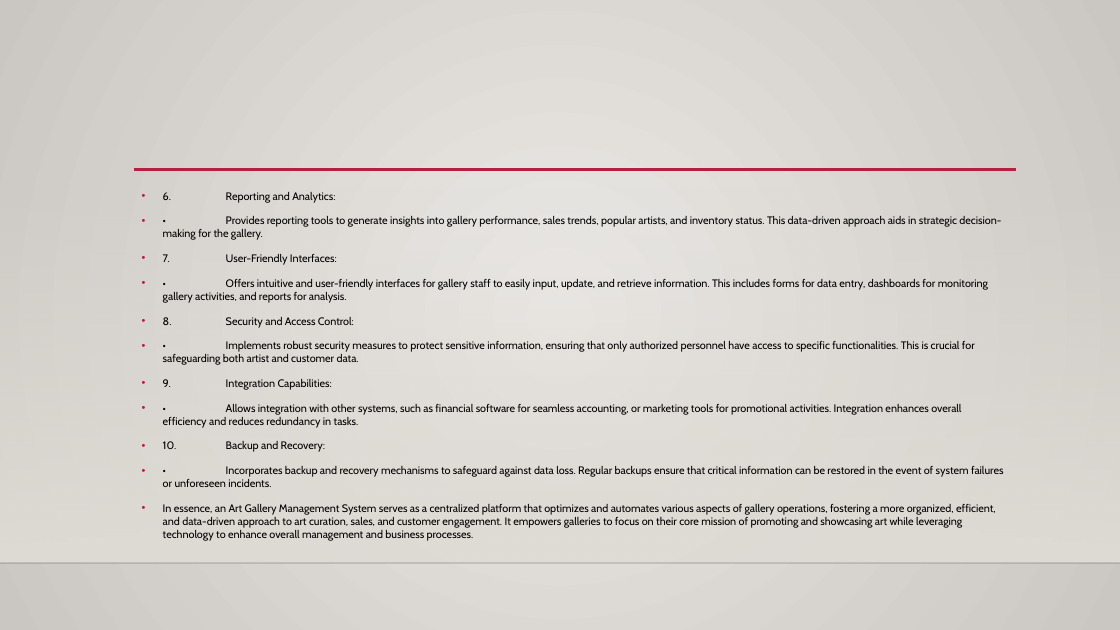
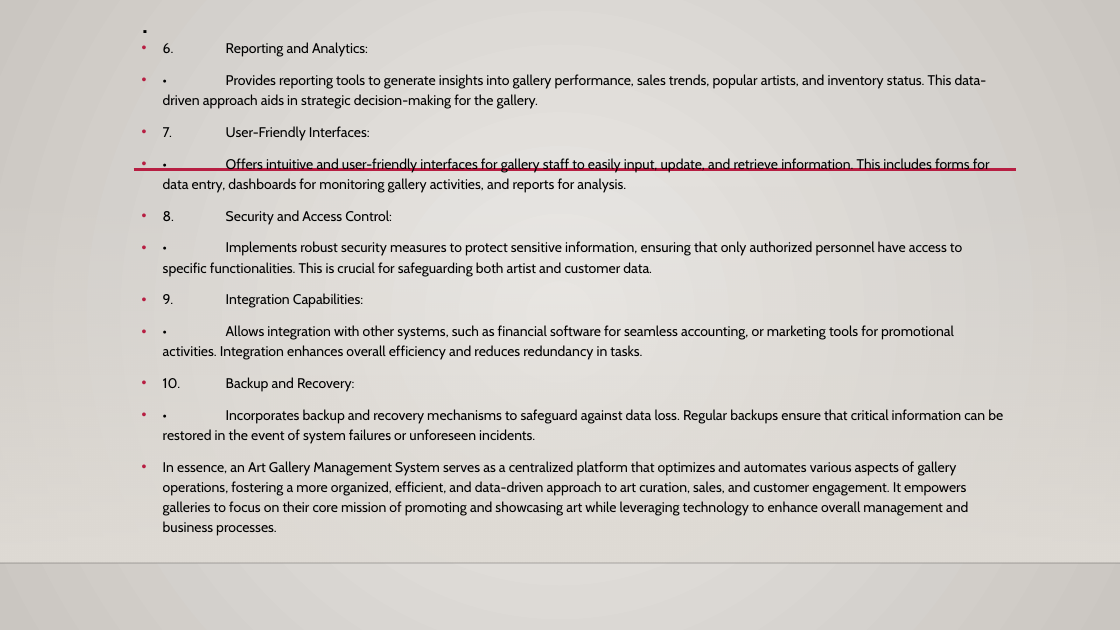
Before and after one commit to akkalaj75/Art-Gallery-Management-System, a slide deck: slide 4 of Art Gallery Management system/Art Gallery Management System ppt.pptx. Drawn at 1120x630 pixels with LibreOffice and Linux fonts; fonts in the diff are those of the drawing; background and template pictures are left out. Boxes give left, top, right and bottom in pixels: in the first picture for what was removed or moved away, otherwise in the second. Text is boxed around its words. In the diff, an @@ line names an element or a change of style, - is before the commit and + after.

```diff
--- a/Art Gallery Management system/Art Gallery Management System ppt.pptx
+++ b/Art Gallery Management system/Art Gallery Management System ppt.pptx
@@ text "6. Reporting and Analytics:": place and size @@
-text "6. Reporting and Analytics:" at [163,192,1003,541]
+text "6. Reporting and Analytics:" at [163,42,1003,536]
@@ text "6. Reporting and Analytics:" at [163,42,1003,536]: size 9.3 to 12 pt; line spacing 1 to 1.2 @@
```
Also in this commit, not shown: 1 other slide changed.
